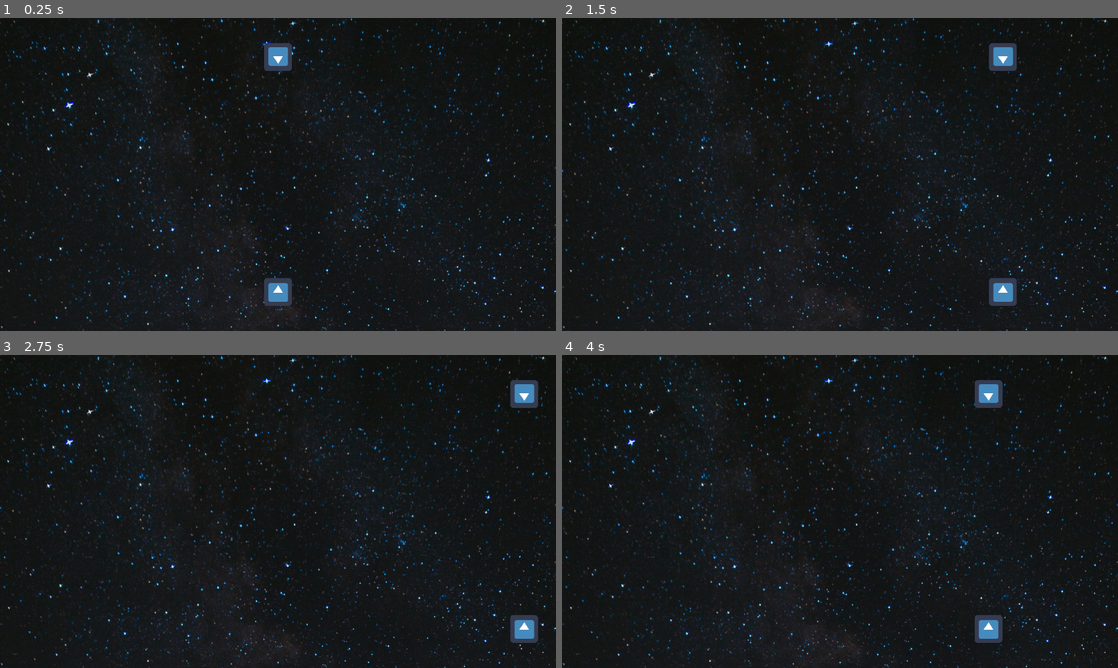
Above: before the commit, frames 1-4 (two rows, left to right).
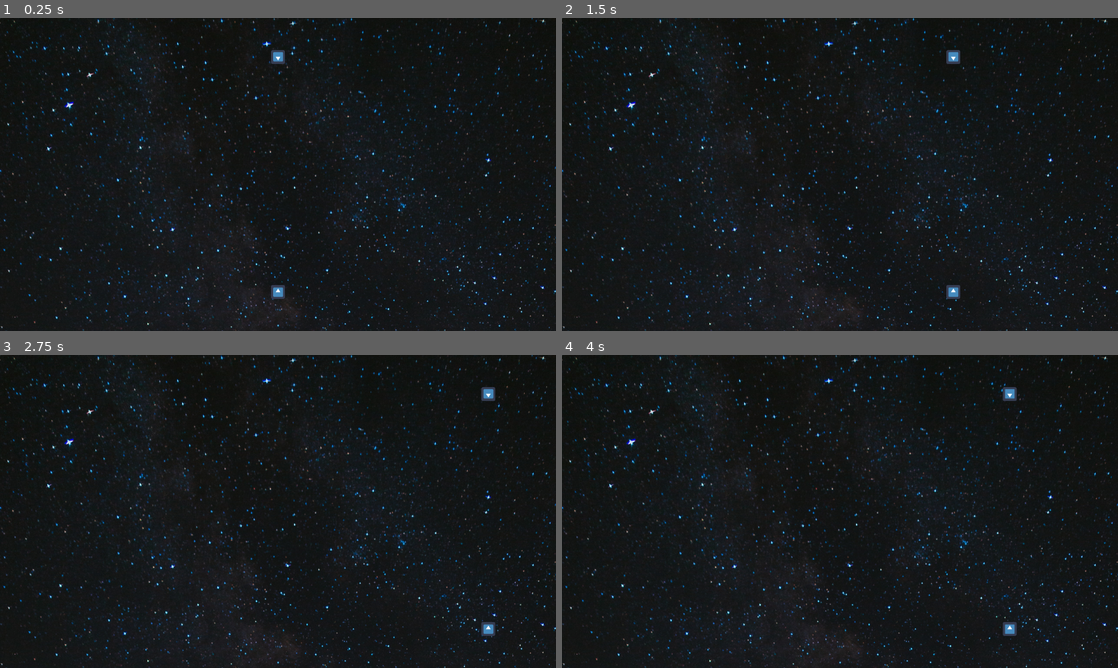
Above: after the commit, the same moments.

Repository: fivemoreminix/mechtoid
Game: Godot game, scene res://assets/scenes/Game.tscn
Same seed, same stepped clock (60 frames per second), same inputs: the game is played once before the commit and once after it. The engine's default icon, where the game draws it, is replaced by a stand-in: a white triangle on a blue panel in a dark square.
Inputs:
- Up to frame 1 (0.25 s): no input
- Up to frame 2 (1.5 s): tap Enter at 0.5 s; hold D (right) 0.53-1.28 s; hold S (down) from 1.28 s (still down)
- Up to frame 3 (2.75 s): tap Space at 2 s; release S (down) at 2.03 s; hold D (right) from 2.03 s (still down)
- Up to frame 4 (4 s): release D (right) at 2.78 s; hold W (up) 2.78-3.53 s; tap Enter at 3.5 s; hold A (left) from 3.53 s (still down)

The runs differ from the first frame. In frame 1, 0.8% of the frame differs, in the area x 47-53%, y 8-92%; in frame 2, 1.1%; in frame 3, 1.1%, in the area x 86-97%, y 8-92%; in frame 4, 1.1%.

Commit message:
Acceleration and deceleration in movement

Diff:
--- a/assets/scenes/Player.tscn
+++ b/assets/scenes/Player.tscn
@@ -4,12 +4,14 @@
 [ext_resource path="res://assets/scripts/PlayerController.gd" type="Script" id=2]
 
 [sub_resource type="RectangleShape2D" id=1]
-extents = Vector2( 32.2855, 31.8758 )
+extents = Vector2( 15.9187, 16.2507 )
 
 [node name="Player" type="Area2D"]
 script = ExtResource( 2 )
+acceleration = 0.2
 
 [node name="Sprite" type="Sprite" parent="."]
+scale = Vector2( 0.5, 0.5 )
 texture = ExtResource( 1 )
 
 [node name="CollisionShape2D" type="CollisionShape2D" parent="."]
--- a/assets/scripts/PlayerController.gd
+++ b/assets/scripts/PlayerController.gd
@@ -1,7 +1,8 @@
 tool
 extends Area2D
 
-const MOVE_SPEED = 500
+const MOVE_SPEED = 350
+export(float, EXP, 0.0, 1.0) var acceleration
 
 export var facing_down: bool = false setget set_facing
 export var is_ai: bool = false # TODO: probably just make the AI controller a child node
@@ -10,6 +11,8 @@
 # In global direction, not local
 var can_move_left: bool = true
 var can_move_right: bool = true
+
+var motion = Vector2()
 
 
 func set_facing(is_down: bool) -> void:
@@ -23,24 +26,31 @@
 	set_physics_process(true)
 
 
-func _physics_process(_delta):
-	var motion = Vector2()
+func _physics_process(delta):
+	var m = Vector2()
 
 #	if Input.is_action_pressed("up"):
 #		motion.y -= 1
 #	if Input.is_action_pressed("down"):
 #		motion.y += 1
 	if Input.is_action_pressed("left") and can_move_left:
-		motion.x -= 1
+		m.x -= 1
 	if Input.is_action_pressed("right") and can_move_right:
-		motion.x += 1
+		m.x += 1
 
-	move(motion)
+	move(m.normalized(), delta)
 
 
-# Move the player in the given direction. Assumes `motion` is global and not normalized.
-func move(motion: Vector2) -> void:
-	position += motion.normalized() * get_physics_process_delta_time() * MOVE_SPEED
+# Move the player in the given direction. Assumes `m` is global and normalized.
+# `delta` must be the _physics_process delta time.
+func move(m: Vector2, delta: float) -> void:
+	# Ease actual move speed toward motion out of max move speed
+	var target_speed = m * Vector2(MOVE_SPEED, MOVE_SPEED)
+	motion = Vector2(
+		lerp(motion.x, target_speed.x, acceleration),
+		lerp(motion.y, target_speed.y, acceleration)
+	)
+	position += motion * delta
 
 
 # on_boundary handles when a ship hits a boundary on either the left or right side.
